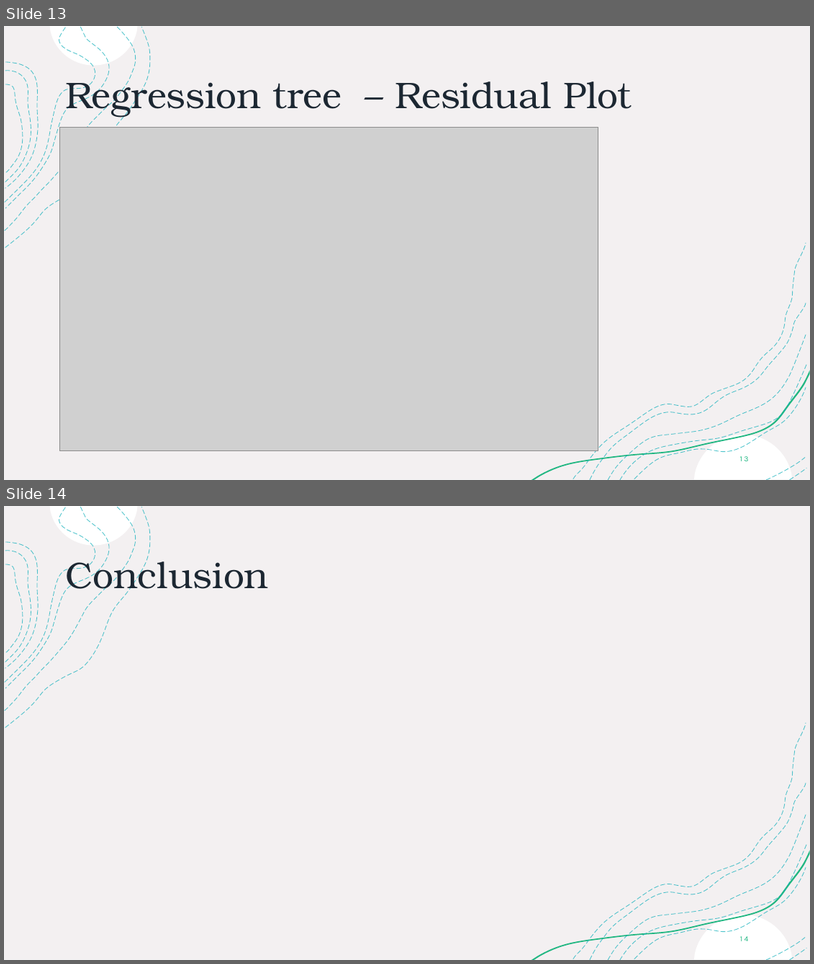
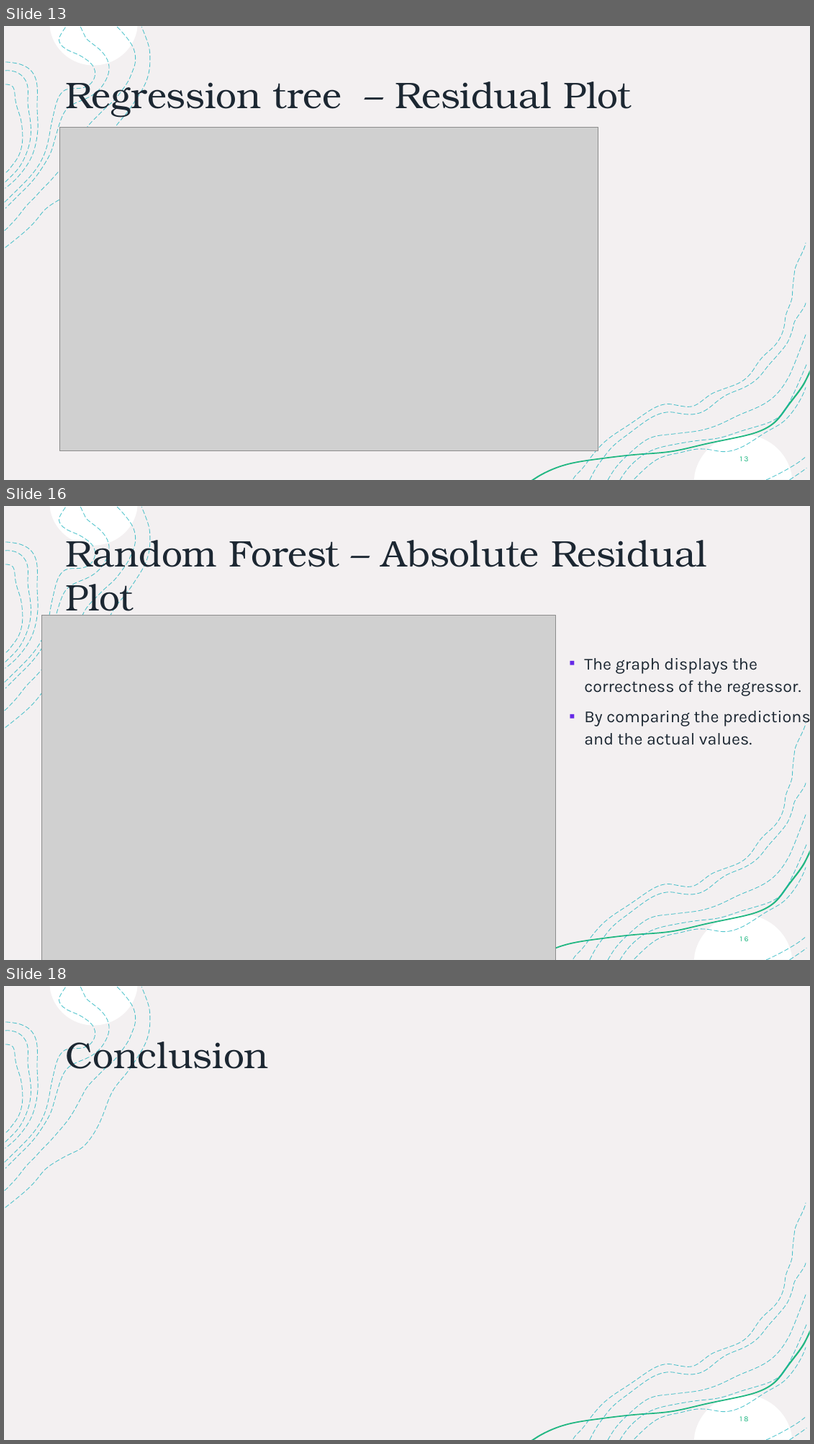
Before and after one commit to joss-thu/MLProj-GermanAirFares, a slide deck: ML-Project.pptx. Shown one above the other, each under a label of ours: slides 13 and 14 before the commit, slides 13, 16 and 18 after it; the slides between them are not shown. The pictures are 814x964 and 814x1444 pixels, drawn with LibreOffice and Linux fonts; fonts in the diff are those of the drawing; grey boxes stand for pictures. Boxes give left, top, right and bottom in pixels: in the first picture for what was removed or moved away, otherwise in the second. Text is boxed around its words. In the diff, an @@ line names an element or a change of style, - is before the commit and + after.

```diff
--- a/ML-Project.pptx
+++ b/ML-Project.pptx
@@ slide 16 added at <box>4,506,810,960</box>, background #FFFFFF; not listed: 18 template elements that a slide beside it also shows @@
@@ title added at <box>65,531,707,615</box>, 44 pt, text #1C2732 @@
+Random Forest – Absolute Residual Plot
@@ picture added at <box>41,615,556,960</box> @@
@@ text added at <box>584,658,810,745</box>, 20 pt, text #1C2732 @@
+▪ The graph displays the correctness of the regressor.
+▪ By comparing the predictions and the actual values.
@@ page number added at <box>741,936,749,941</box>, 9 pt, text #21B782 @@
+16
@@ what was slide 14 is now slide 18 @@
@@ page number at <box>740,1416,748,1421</box>: text changed @@
-14
+18
```
Also in this commit, not shown: 3 other slides added.
